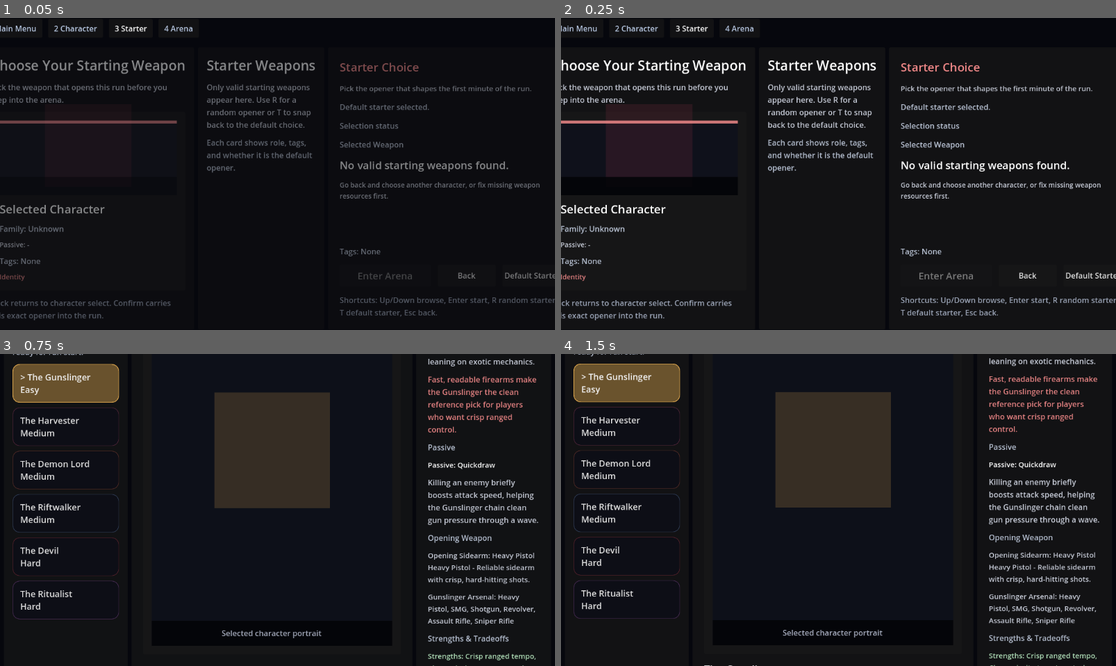
Above: before the commit, frames 1-4 (two rows, left to right).
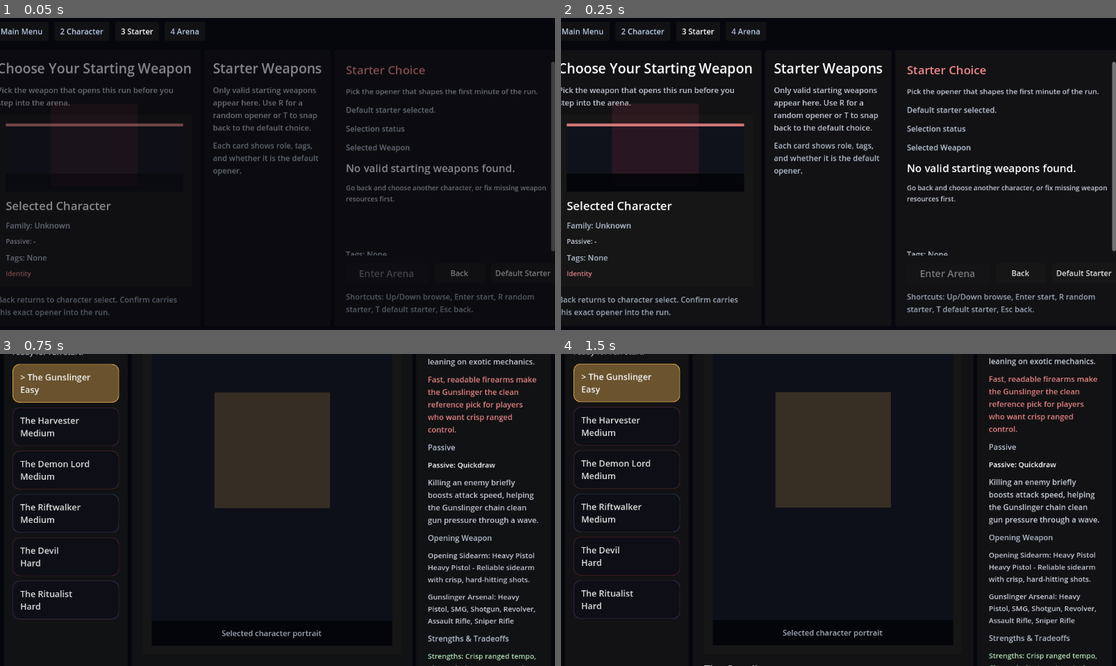
Above: after the commit, the same moments.

Repository: KevinRabbe/bullet-hell-roughe-lite
Game: Godot game, scene res://scenes/ui/StartingWeaponSelect.tscn
Same seed, same stepped clock (60 frames per second), same inputs: the game is played once before the commit and once after it. This scene is started directly instead of the project's main scene.
Inputs:
- Up to frame 1 (0.05 s): no input
- Up to frame 2 (0.25 s): no input
- Up to frame 3 (0.75 s): click "Back" at 0.5 s
- Up to frame 4 (1.5 s): click "> The Gunslinger Easy" at 1.25 s

The runs differ from the first frame. In frame 1, 9.7% of the frame differs, in the area x 0-100%, y 2-97%; in frame 2, 12%; in frame 3, nothing differs; in frame 4, nothing differs.

Commit message:
Improve starting weapon low-res layout

Diff:
--- a/scenes/ui/StartingWeaponSelect.tscn
+++ b/scenes/ui/StartingWeaponSelect.tscn
@@ -335,9 +335,15 @@
 autowrap_mode = 3
 text = "Each card shows role, tags, and whether it is the default opener."
 
-[node name="WeaponList" type="GridContainer" parent="RootMargin/RootVBox/MainHBox/WeaponPanel/WeaponMargin/WeaponVBox"]
-layout_mode = 2
-size_flags_vertical = 3
+[node name="WeaponScroll" type="ScrollContainer" parent="RootMargin/RootVBox/MainHBox/WeaponPanel/WeaponMargin/WeaponVBox"]
+layout_mode = 2
+size_flags_vertical = 3
+follow_focus = true
+horizontal_scroll_mode = 0
+
+[node name="WeaponList" type="GridContainer" parent="RootMargin/RootVBox/MainHBox/WeaponPanel/WeaponMargin/WeaponVBox/WeaponScroll"]
+layout_mode = 2
+size_flags_horizontal = 3
 columns = 2
 theme_override_constants/h_separation = 10
 theme_override_constants/v_separation = 10
@@ -365,79 +371,91 @@
 theme_override_constants/margin_right = 24
 theme_override_constants/margin_bottom = 24
 
-[node name="DetailVBox" type="VBoxContainer" parent="RootMargin/RootVBox/MainHBox/DetailPanel/DetailMargin"]
-layout_mode = 2
+[node name="DetailShell" type="VBoxContainer" parent="RootMargin/RootVBox/MainHBox/DetailPanel/DetailMargin"]
+layout_mode = 2
+size_flags_vertical = 3
 theme_override_constants/separation = 16
 
-[node name="Title" type="Label" parent="RootMargin/RootVBox/MainHBox/DetailPanel/DetailMargin/DetailVBox"]
+[node name="DetailScroll" type="ScrollContainer" parent="RootMargin/RootVBox/MainHBox/DetailPanel/DetailMargin/DetailShell"]
+layout_mode = 2
+size_flags_vertical = 3
+follow_focus = true
+horizontal_scroll_mode = 0
+
+[node name="DetailVBox" type="VBoxContainer" parent="RootMargin/RootVBox/MainHBox/DetailPanel/DetailMargin/DetailShell/DetailScroll"]
+layout_mode = 2
+size_flags_horizontal = 3
+theme_override_constants/separation = 16
+
+[node name="Title" type="Label" parent="RootMargin/RootVBox/MainHBox/DetailPanel/DetailMargin/DetailShell/DetailScroll/DetailVBox"]
 layout_mode = 2
 theme_override_colors/font_color = Color(0.992157, 0.560784, 0.560784, 0.95)
 theme_override_font_sizes/font_size = 18
 text = "Starter Choice"
 
-[node name="Headline" type="Label" parent="RootMargin/RootVBox/MainHBox/DetailPanel/DetailMargin/DetailVBox"]
+[node name="Headline" type="Label" parent="RootMargin/RootVBox/MainHBox/DetailPanel/DetailMargin/DetailShell/DetailScroll/DetailVBox"]
 layout_mode = 2
 theme_override_colors/font_color = Color(0.84, 0.86, 0.91, 0.92)
 autowrap_mode = 3
 text = "Pick the opener that shapes the first minute of the run."
 
-[node name="SelectionState" type="Label" parent="RootMargin/RootVBox/MainHBox/DetailPanel/DetailMargin/DetailVBox"]
+[node name="SelectionState" type="Label" parent="RootMargin/RootVBox/MainHBox/DetailPanel/DetailMargin/DetailShell/DetailScroll/DetailVBox"]
 layout_mode = 2
 theme_override_colors/font_color = Color(0.75, 0.79, 0.86, 0.95)
 autowrap_mode = 3
 text = "Default starter selected."
 
-[node name="SelectionSummary" type="Label" parent="RootMargin/RootVBox/MainHBox/DetailPanel/DetailMargin/DetailVBox"]
+[node name="SelectionSummary" type="Label" parent="RootMargin/RootVBox/MainHBox/DetailPanel/DetailMargin/DetailShell/DetailScroll/DetailVBox"]
 layout_mode = 2
 theme_override_colors/font_color = Color(0.75, 0.79, 0.86, 0.95)
 autowrap_mode = 3
 text = "Selection status"
 
-[node name="SelectedSectionLabel" type="Label" parent="RootMargin/RootVBox/MainHBox/DetailPanel/DetailMargin/DetailVBox"]
+[node name="SelectedSectionLabel" type="Label" parent="RootMargin/RootVBox/MainHBox/DetailPanel/DetailMargin/DetailShell/DetailScroll/DetailVBox"]
 layout_mode = 2
 theme_override_colors/font_color = Color(0.75, 0.79, 0.86, 0.95)
 theme_override_font_sizes/font_size = 16
 text = "Selected Weapon"
 
-[node name="SelectedName" type="Label" parent="RootMargin/RootVBox/MainHBox/DetailPanel/DetailMargin/DetailVBox"]
+[node name="SelectedName" type="Label" parent="RootMargin/RootVBox/MainHBox/DetailPanel/DetailMargin/DetailShell/DetailScroll/DetailVBox"]
 layout_mode = 2
 theme_override_font_sizes/font_size = 36
 text = "Weapon"
 
-[node name="SelectedDescription" type="Label" parent="RootMargin/RootVBox/MainHBox/DetailPanel/DetailMargin/DetailVBox"]
+[node name="SelectedDescription" type="Label" parent="RootMargin/RootVBox/MainHBox/DetailPanel/DetailMargin/DetailShell/DetailScroll/DetailVBox"]
 custom_minimum_size = Vector2(0, 120)
 layout_mode = 2
 theme_override_colors/font_color = Color(0.84, 0.86, 0.91, 0.92)
 autowrap_mode = 3
 text = "Description"
 
-[node name="SelectedTags" type="Label" parent="RootMargin/RootVBox/MainHBox/DetailPanel/DetailMargin/DetailVBox"]
+[node name="SelectedTags" type="Label" parent="RootMargin/RootVBox/MainHBox/DetailPanel/DetailMargin/DetailShell/DetailScroll/DetailVBox"]
 layout_mode = 2
 theme_override_colors/font_color = Color(0.75, 0.79, 0.86, 0.95)
 autowrap_mode = 3
 text = "Tags: None"
 
-[node name="ActionRow" type="HBoxContainer" parent="RootMargin/RootVBox/MainHBox/DetailPanel/DetailMargin/DetailVBox"]
+[node name="ActionRow" type="HBoxContainer" parent="RootMargin/RootVBox/MainHBox/DetailPanel/DetailMargin/DetailShell"]
 layout_mode = 2
 theme_override_constants/separation = 14
 
-[node name="ConfirmButton" type="Button" parent="RootMargin/RootVBox/MainHBox/DetailPanel/DetailMargin/DetailVBox/ActionRow"]
+[node name="ConfirmButton" type="Button" parent="RootMargin/RootVBox/MainHBox/DetailPanel/DetailMargin/DetailShell/ActionRow"]
 custom_minimum_size = Vector2(220, 50)
 layout_mode = 2
 theme_override_font_sizes/font_size = 20
 text = "Enter Arena"
 
-[node name="BackButton" type="Button" parent="RootMargin/RootVBox/MainHBox/DetailPanel/DetailMargin/DetailVBox/ActionRow"]
+[node name="BackButton" type="Button" parent="RootMargin/RootVBox/MainHBox/DetailPanel/DetailMargin/DetailShell/ActionRow"]
 custom_minimum_size = Vector2(160, 50)
 layout_mode = 2
 text = "Back"
 
-[node name="DefaultButton" type="Button" parent="RootMargin/RootVBox/MainHBox/DetailPanel/DetailMargin/DetailVBox/ActionRow"]
+[node name="DefaultButton" type="Button" parent="RootMargin/RootVBox/MainHBox/DetailPanel/DetailMargin/DetailShell/ActionRow"]
 custom_minimum_size = Vector2(160, 50)
 layout_mode = 2
 text = "Default Starter"
 
-[node name="HintLabel" type="Label" parent="RootMargin/RootVBox/MainHBox/DetailPanel/DetailMargin/DetailVBox"]
+[node name="HintLabel" type="Label" parent="RootMargin/RootVBox/MainHBox/DetailPanel/DetailMargin/DetailShell"]
 layout_mode = 2
 theme_override_colors/font_color = Color(0.68, 0.72, 0.8, 0.88)
 autowrap_mode = 3
--- a/scripts/ui/starting_weapon_select_screen.gd
+++ b/scripts/ui/starting_weapon_select_screen.gd
@@ -24,22 +24,24 @@
 @onready var passive_label: Label = $RootMargin/RootVBox/MainHBox/CharacterPanel/CharacterMargin/CharacterVBox/HeroPanel/HeroMargin/HeroVBox/PassiveLabel
 @onready var character_tags_label: Label = $RootMargin/RootVBox/MainHBox/CharacterPanel/CharacterMargin/CharacterVBox/HeroPanel/HeroMargin/HeroVBox/CharacterTags
 @onready var fantasy_hook_label: Label = $RootMargin/RootVBox/MainHBox/CharacterPanel/CharacterMargin/CharacterVBox/HeroPanel/HeroMargin/HeroVBox/FantasyHook
-@onready var title_label: Label = $RootMargin/RootVBox/MainHBox/DetailPanel/DetailMargin/DetailVBox/Title
-@onready var headline_label: Label = $RootMargin/RootVBox/MainHBox/DetailPanel/DetailMargin/DetailVBox/Headline
-@onready var selection_state_label: Label = $RootMargin/RootVBox/MainHBox/DetailPanel/DetailMargin/DetailVBox/SelectionState
-@onready var selection_summary_label: Label = $RootMargin/RootVBox/MainHBox/DetailPanel/DetailMargin/DetailVBox/SelectionSummary
+@onready var title_label: Label = $RootMargin/RootVBox/MainHBox/DetailPanel/DetailMargin/DetailShell/DetailScroll/DetailVBox/Title
+@onready var headline_label: Label = $RootMargin/RootVBox/MainHBox/DetailPanel/DetailMargin/DetailShell/DetailScroll/DetailVBox/Headline
+@onready var selection_state_label: Label = $RootMargin/RootVBox/MainHBox/DetailPanel/DetailMargin/DetailShell/DetailScroll/DetailVBox/SelectionState
+@onready var selection_summary_label: Label = $RootMargin/RootVBox/MainHBox/DetailPanel/DetailMargin/DetailShell/DetailScroll/DetailVBox/SelectionSummary
 @onready var character_panel: PanelContainer = $RootMargin/RootVBox/MainHBox/CharacterPanel
 @onready var weapon_panel: PanelContainer = $RootMargin/RootVBox/MainHBox/WeaponPanel
 @onready var weapon_panel_frame_art_slot: TextureRect = $RootMargin/RootVBox/MainHBox/WeaponPanel/WeaponFrameArtSlot
-@onready var weapon_list: GridContainer = $RootMargin/RootVBox/MainHBox/WeaponPanel/WeaponMargin/WeaponVBox/WeaponList
+@onready var weapon_scroll: ScrollContainer = $RootMargin/RootVBox/MainHBox/WeaponPanel/WeaponMargin/WeaponVBox/WeaponScroll
+@onready var weapon_list: GridContainer = $RootMargin/RootVBox/MainHBox/WeaponPanel/WeaponMargin/WeaponVBox/WeaponScroll/WeaponList
 @onready var detail_panel: PanelContainer = $RootMargin/RootVBox/MainHBox/DetailPanel
 @onready var detail_frame_art_slot: TextureRect = $RootMargin/RootVBox/MainHBox/DetailPanel/DetailFrameArtSlot
-@onready var selected_name_label: Label = $RootMargin/RootVBox/MainHBox/DetailPanel/DetailMargin/DetailVBox/SelectedName
-@onready var selected_description_label: Label = $RootMargin/RootVBox/MainHBox/DetailPanel/DetailMargin/DetailVBox/SelectedDescription
-@onready var selected_tags_label: Label = $RootMargin/RootVBox/MainHBox/DetailPanel/DetailMargin/DetailVBox/SelectedTags
-@onready var confirm_button: Button = $RootMargin/RootVBox/MainHBox/DetailPanel/DetailMargin/DetailVBox/ActionRow/ConfirmButton
-@onready var back_button: Button = $RootMargin/RootVBox/MainHBox/DetailPanel/DetailMargin/DetailVBox/ActionRow/BackButton
-@onready var default_button: Button = $RootMargin/RootVBox/MainHBox/DetailPanel/DetailMargin/DetailVBox/ActionRow/DefaultButton
+@onready var detail_scroll: ScrollContainer = $RootMargin/RootVBox/MainHBox/DetailPanel/DetailMargin/DetailShell/DetailScroll
+@onready var selected_name_label: Label = $RootMargin/RootVBox/MainHBox/DetailPanel/DetailMargin/DetailShell/DetailScroll/DetailVBox/SelectedName
+@onready var selected_description_label: Label = $RootMargin/RootVBox/MainHBox/DetailPanel/DetailMargin/DetailShell/DetailScroll/DetailVBox/SelectedDescription
+@onready var selected_tags_label: Label = $RootMargin/RootVBox/MainHBox/DetailPanel/DetailMargin/DetailShell/DetailScroll/DetailVBox/SelectedTags
+@onready var confirm_button: Button = $RootMargin/RootVBox/MainHBox/DetailPanel/DetailMargin/DetailShell/ActionRow/ConfirmButton
+@onready var back_button: Button = $RootMargin/RootVBox/MainHBox/DetailPanel/DetailMargin/DetailShell/ActionRow/BackButton
+@onready var default_button: Button = $RootMargin/RootVBox/MainHBox/DetailPanel/DetailMargin/DetailShell/ActionRow/DefaultButton
 
 var current_character_id: String = ""
 var weapon_options: Array[Dictionary] = []
@@ -400,12 +402,16 @@
 		weapon_panel.custom_minimum_size = Vector2(200 if tight else (280 if compact else 360), 0)
 	if detail_panel != null:
 		detail_panel.custom_minimum_size = Vector2(0, 0)
+	if weapon_scroll != null:
+		weapon_scroll.custom_minimum_size = Vector2(0, 0)
+	if detail_scroll != null:
+		detail_scroll.custom_minimum_size = Vector2(0, 0)
 	if hero_panel != null:
-		hero_panel.custom_minimum_size = Vector2(0, 190 if tight else (280 if compact else 330))
+		hero_panel.custom_minimum_size = Vector2(0, 180 if tight else (280 if compact else 330))
 	if portrait_stage != null:
-		portrait_stage.custom_minimum_size = Vector2(0, 130 if tight else (180 if compact else 210))
+		portrait_stage.custom_minimum_size = Vector2(0, 118 if tight else (180 if compact else 210))
 	if portrait_rect != null:
-		portrait_rect.custom_minimum_size = Vector2(0, 115 if tight else (150 if compact else 180))
+		portrait_rect.custom_minimum_size = Vector2(0, 104 if tight else (150 if compact else 180))
 	if weapon_list != null:
 		weapon_list.columns = 1 if tight else (1 if viewport_size.x < 1360.0 else 2)
 	if character_name_label != null:
@@ -423,11 +429,11 @@
 	if selected_name_label != null:
 		selected_name_label.add_theme_font_size_override("font_size", 22 if tight else (30 if compact else 36))
 	if confirm_button != null:
-		confirm_button.custom_minimum_size = Vector2(190 if tight else 220, 46 if tight else 50)
+		confirm_button.custom_minimum_size = Vector2(170 if tight else 220, 42 if tight else 50)
 	if back_button != null:
-		back_button.custom_minimum_size = Vector2(120 if tight else 160, 46 if tight else 50)
+		back_button.custom_minimum_size = Vector2(104 if tight else 160, 42 if tight else 50)
 	if default_button != null:
-		default_button.custom_minimum_size = Vector2(120 if tight else 160, 46 if tight else 50)
+		default_button.custom_minimum_size = Vector2(132 if tight else 160, 42 if tight else 50)
 	_refresh_weapon_buttons()
 
 func _weapon_card_height() -> float:
